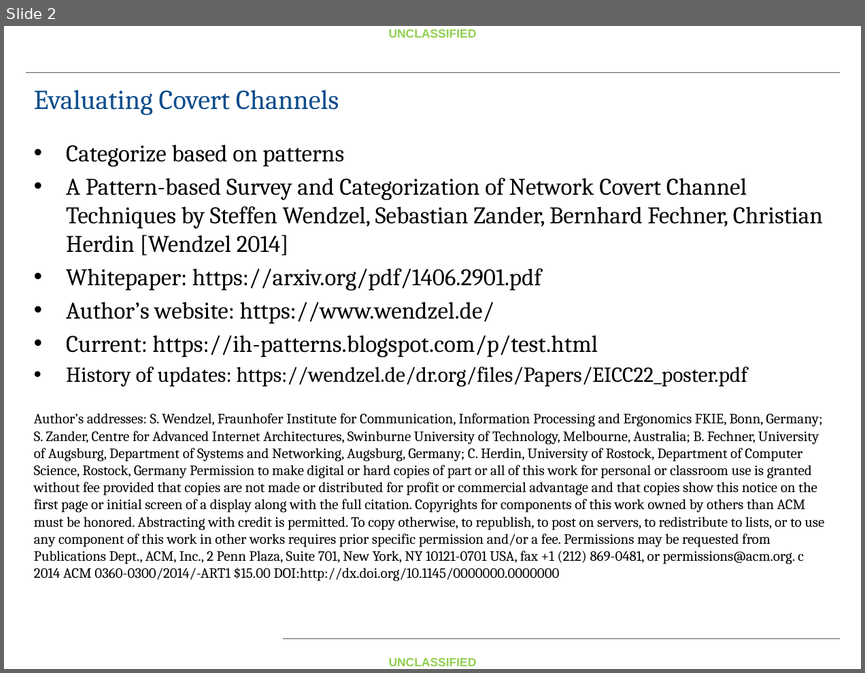
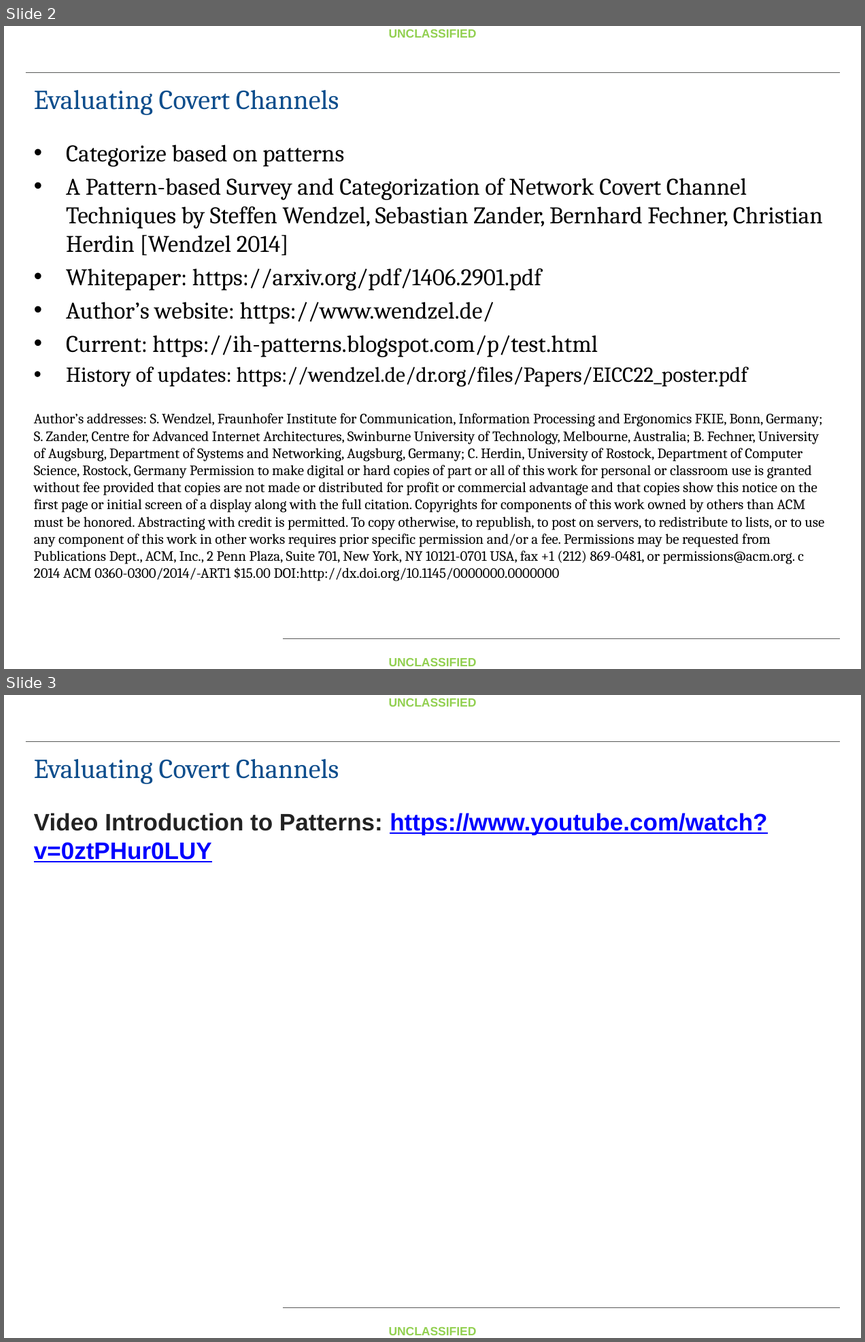
Before and after one commit to fitzgeralddaniel/CovertChannelClass, a slide deck: Handout/Covert Channel Lecture Whitepaper Slides.pptx. Shown one above the other, each under a label of ours: slide 2 before the commit, slides 2 and 3 after it. The pictures are 865x673 and 865x1342 pixels, drawn with LibreOffice and Linux fonts; fonts in the diff are those of the drawing; background and template pictures are left out. Boxes give left, top, right and bottom in pixels: in the first picture for what was removed or moved away, otherwise in the second. Text is boxed around its words. In the diff, an @@ line names an element or a change of style, - is before the commit and + after.

```diff
--- a/Handout/Covert Channel Lecture Whitepaper Slides.pptx
+++ b/Handout/Covert Channel Lecture Whitepaper Slides.pptx
@@ slide 3 added at (x1=4, y1=695, x2=861, y2=1338), background #FFFFFF; not listed: 4 template elements that a slide beside it also shows @@
@@ text added at (x1=34, y1=759, x2=339, y2=784), 23 pt, text #0D4D8C @@
+Evaluating Covert Channels
@@ text added at (x1=34, y1=813, x2=767, y2=862), 20 pt, text #0000FF, bold, underline @@
+Video Introduction to Patterns: https://www.youtube.com/watch?v=0ztPHur0LUY
```
Also in this commit, not shown: 1 slide changed, 5 other files.
